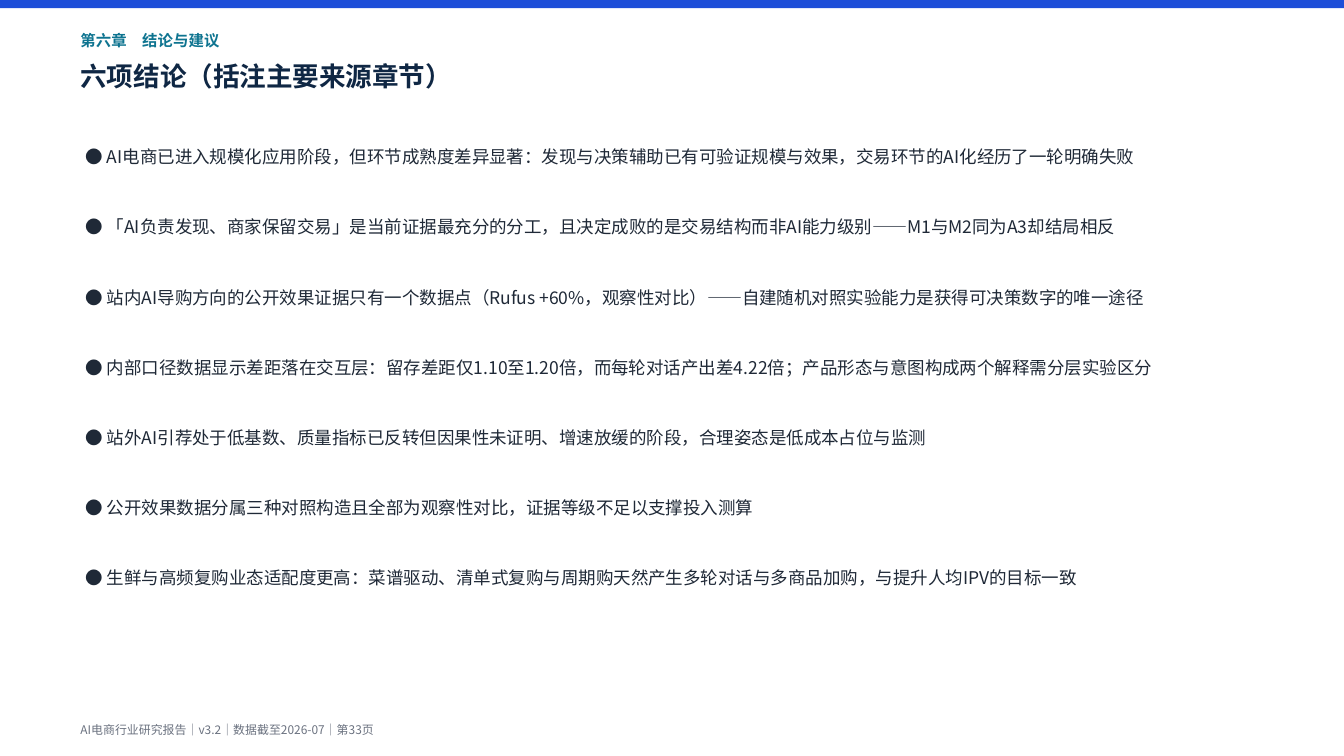
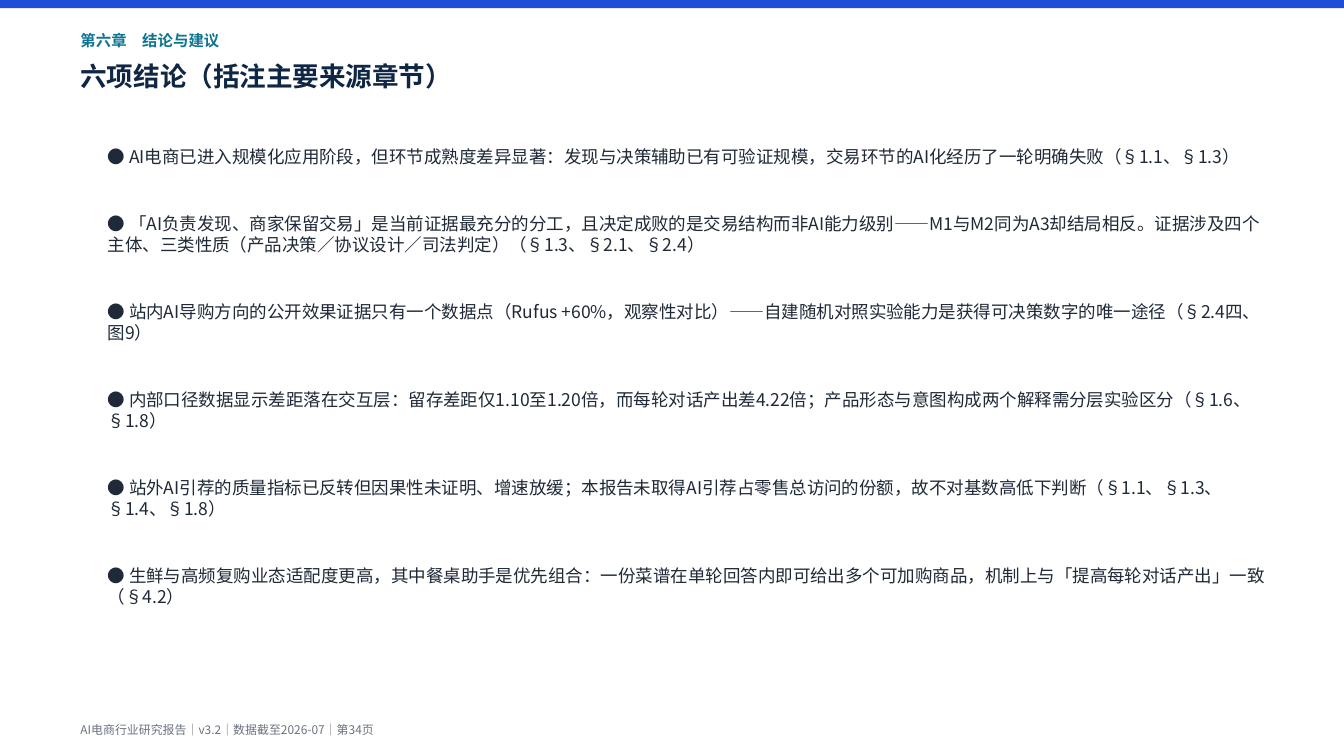
Before and after one commit to breeze2623-create/Aicommerce, a slide deck: slide 34 of report/AI电商行业研究报告.pptx (slide 33 before the commit). Drawn at 1344x756 pixels with LibreOffice and Linux fonts; fonts in the diff are those of the drawing. Boxes give left, top, right and bottom in pixels: in the first picture for what was removed or moved away, otherwise in the second. Text is boxed around its words. In the diff, an @@ line names an element or a change of style, - is before the commit and + after.

```diff
--- a/report/AI电商行业研究报告.pptx
+++ b/report/AI电商行业研究报告.pptx
@@ text at [108, 148, 1265, 605]: text changed @@
-● AI电商已进入规模化应用阶段，但环节成熟度差异显著：发现与决策辅助已有可验证规模与效果，交易环节的AI化经历了一轮明确失败
-● 「AI负责发现、商家保留交易」是当前证据最充分的分工，且决定成败的是交易结构而非AI能力级别——M1与M2同为A3却结局相反
-● 站内AI导购方向的公开效果证据只有一个数据点（Rufus +60%，观察性对比）——自建随机对照实验能力是获得可决策数字的唯一途径
-● 内部口径数据显示差距落在交互层：留存差距仅1.10至1.20倍，而每轮对话产出差4.22倍；产品形态与意图构成两个解释需分层实验区分
-● 站外AI引荐处于低基数、质量指标已反转但因果性未证明、增速放缓的阶段，合理姿态是低成本占位与监测
-● 公开效果数据分属三种对照构造且全部为观察性对比，证据等级不足以支撑投入测算
-● 生鲜与高频复购业态适配度更高：菜谱驱动、清单式复购与周期购天然产生多轮对话与多商品加购，与提升人均IPV的目标一致
+● AI电商已进入规模化应用阶段，但环节成熟度差异显著：发现与决策辅助已有可验证规模，交易环节的AI化经历了一轮明确失败（§1.1、§1.3）
+● 「AI负责发现、商家保留交易」是当前证据最充分的分工，且决定成败的是交易结构而非AI能力级别——M1与M2同为A3却结局相反。证据涉及四个主体、三类性质（产品决策／协议设计／司法判定）（§1.3、§2.1、§2.4）
+● 站内AI导购方向的公开效果证据只有一个数据点（Rufus +60%，观察性对比）——自建随机对照实验能力是获得可决策数字的唯一途径（§2.4四、图9）
+● 内部口径数据显示差距落在交互层：留存差距仅1.10至1.20倍，而每轮对话产出差4.22倍；产品形态与意图构成两个解释需分层实验区分（§1.6、§1.8）
+● 站外AI引荐的质量指标已反转但因果性未证明、增速放缓；本报告未取得AI引荐占零售总访问的份额，故不对基数高低下判断（§1.1、§1.3、§1.4、§1.8）
+● 生鲜与高频复购业态适配度更高，其中餐桌助手是优先组合：一份菜谱在单轮回答内即可给出多个可加购商品，机制上与「提高每轮对话产出」一致（§4.2）
@@ text at [80, 724, 373, 735]: text changed @@
-AI电商行业研究报告｜v3.2｜数据截至2026-07｜第33页
+AI电商行业研究报告｜v3.2｜数据截至2026-07｜第34页
```
Also in this commit, not shown: 26 other slides changed, 1 slide added, 11 other files.
